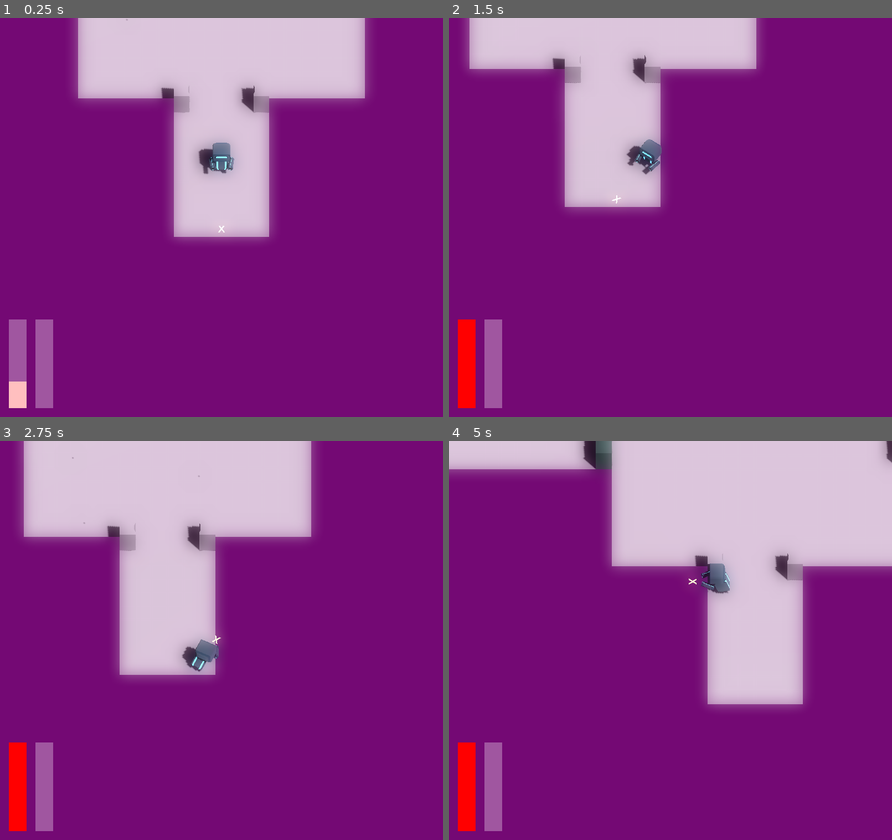
Above: before the commit, frames 1-4 (two rows, left to right).
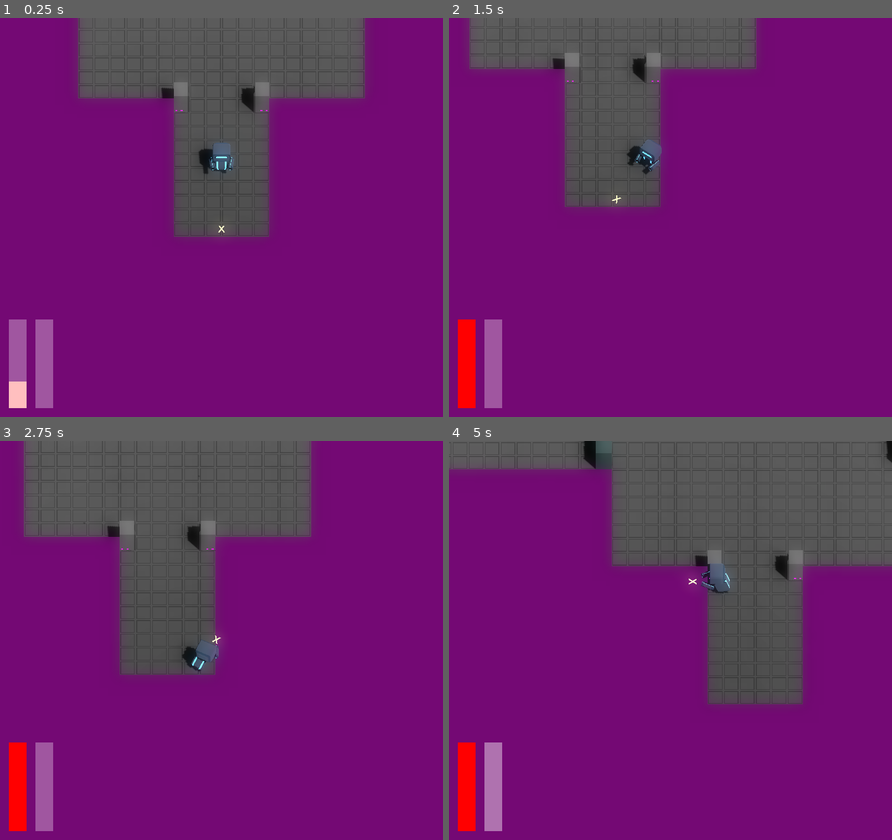
Above: after the commit, the same moments.

Repository: JackEvans24/bullet-absorb
Game: Godot game, scene res://scenes/main.tscn
Same seed, same stepped clock (60 frames per second), same inputs: the game is played once before the commit and once after it.
Inputs (mouse positions are in pixels of both pictures, inside the frame that each line leads up to):
- Up to frame 1 (0.25 s): no input
- Up to frame 2 (1.5 s): move the mouse to (767, 197) at 0.52 s; hold D (move_right) 0.53-1.28 s; tap Space (dash) at 0.6 s; move the mouse to (581, 237) at 1.27 s; hold S (move_back) from 1.28 s (still down); tap Ctrl (absorb) at 1.35 s
- Up to frame 3 (2.75 s): tap Space (dash) at 1.55, 2.1 s; move the mouse to (265, 552) at 2.02 s; release S (move_back) at 2.03 s; hold D (move_right) from 2.03 s (still down)
- Up to frame 4 (5 s): move the mouse to (648, 720) at 2.77 s; release D (move_right) at 2.78 s; hold W (move_forward) 2.78-3.53 s; click (648, 720) at 2.85 s; tap Space (dash) at 3.05, 3.6, 4.55 s; move the mouse to (803, 700) at 3.52 s; hold A (move_left) from 3.53 s (still down); move the mouse to (537, 580) at 4.27 s; tap Ctrl (absorb) at 4.35 s

The runs differ from the first frame. In frame 1, 21% of the frame differs, in the area x 17-83%, y 0-56%; in frame 2, 16%; in frame 3, 24%; in frame 4, 31%, in the area x 0-100%, y 0-98%.

Commit message:
feat: trigger power bar animation when lacking dash power

Diff:
--- a/scripts/mechanics/player/dash.gd
+++ b/scripts/mechanics/player/dash.gd
@@ -2,6 +2,7 @@
 extends Node
 
 signal dash_triggered(direction: Vector3)
+signal dash_failed
 
 @export var dash_timeout: float = 0.8
 
@@ -24,7 +25,10 @@
 		try_dash()
 
 func try_dash():
-	if is_dashing or not has_dash_power:
+	if is_dashing:
+		return
+	if not has_dash_power:
+		dash_failed.emit()
 		return
 	is_dashing = true
 
--- a/scripts/mechanics/player/player.gd
+++ b/scripts/mechanics/player/player.gd
@@ -44,6 +44,7 @@
 	aim.fire_failed.connect(_on_fire_failed)
 
 	dash.dash_triggered.connect(_on_dash_triggered)
+	dash.dash_failed.connect(_on_dash_failed)
 
 	absorb.bullet_absorbed.connect(_on_absorb)
 	absorb.slowdown_started.connect(_on_slowdown_started)
@@ -86,6 +87,9 @@
 	var ctx: Dictionary = {}
 	ctx[MoveStateConstants.DASH_DIRECTION] = dash_direction
 	move_state.transition_to(MoveStateConstants.STATE_DASH, ctx)
+
+func _on_dash_failed():
+	power_check_failed.emit()
 
 func _on_damage_taken(_damage_taken: float, taken_from: Node3D):
 	damage_taken.emit()
